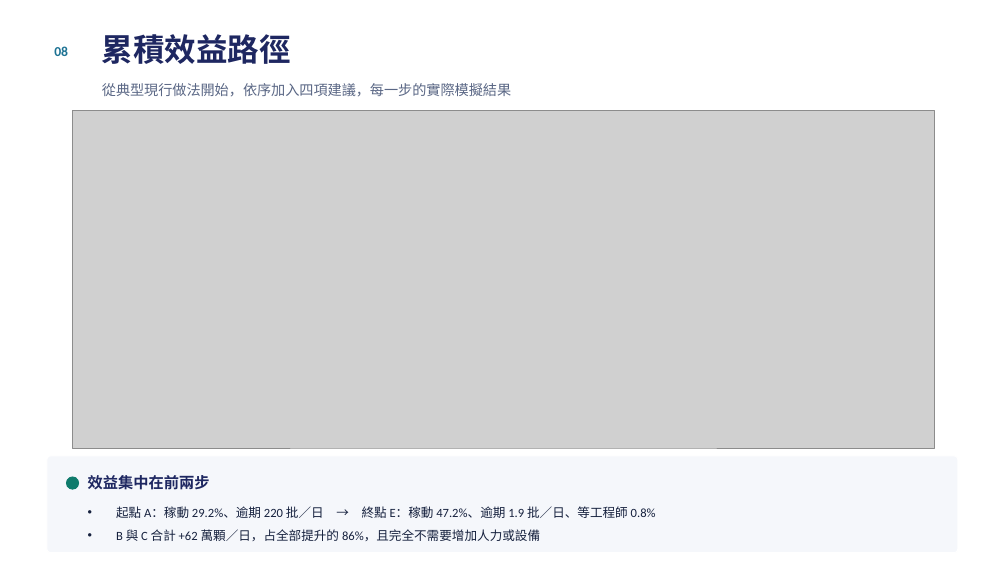
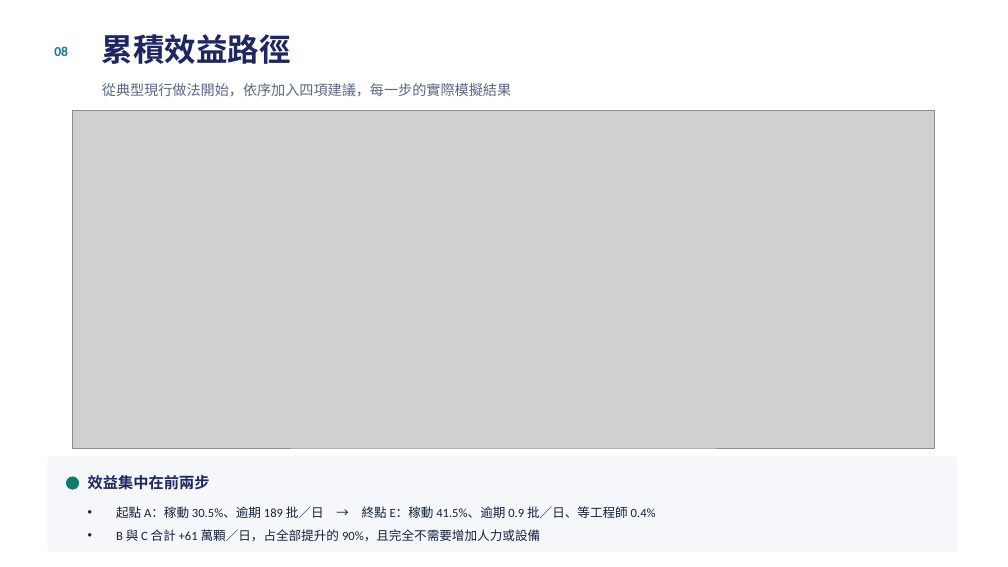
Before and after one commit to cnshow2025/my-factory, a slide deck: slide 9 of docs/測試排程分析報告.pptx. Drawn at 1008x567 pixels with LibreOffice and Linux fonts; fonts in the diff are those of the drawing; grey boxes stand for pictures. Boxes give left, top, right and bottom in pixels: in the first picture for what was removed or moved away, otherwise in the second. Text is boxed around its words. In the diff, an @@ line names an element or a change of style, - is before the commit and + after.

```diff
--- a/docs/測試排程分析報告.pptx
+++ b/docs/測試排程分析報告.pptx
@@ text at (116, 506, 656, 541): text changed @@
-• 起點 A：稼動 29.2%、逾期 220 批／日 → 終點 E：稼動 47.2%、逾期 1.9 批／日、等工程師 0.8%
-• B 與 C 合計 +62 萬顆／日，占全部提升的 86%，且完全不需要增加人力或設備
+• 起點 A：稼動 30.5%、逾期 189 批／日 → 終點 E：稼動 41.5%、逾期 0.9 批／日、等工程師 0.4%
+• B 與 C 合計 +61 萬顆／日，占全部提升的 90%，且完全不需要增加人力或設備
```
Also in this commit, not shown: 10 other slides changed, 15 other files.
